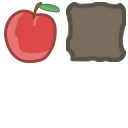
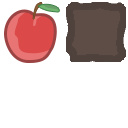
Layers edited between the first and the second 128 x 128 image:
painted on "wall" over [66, 2, 126, 62]
